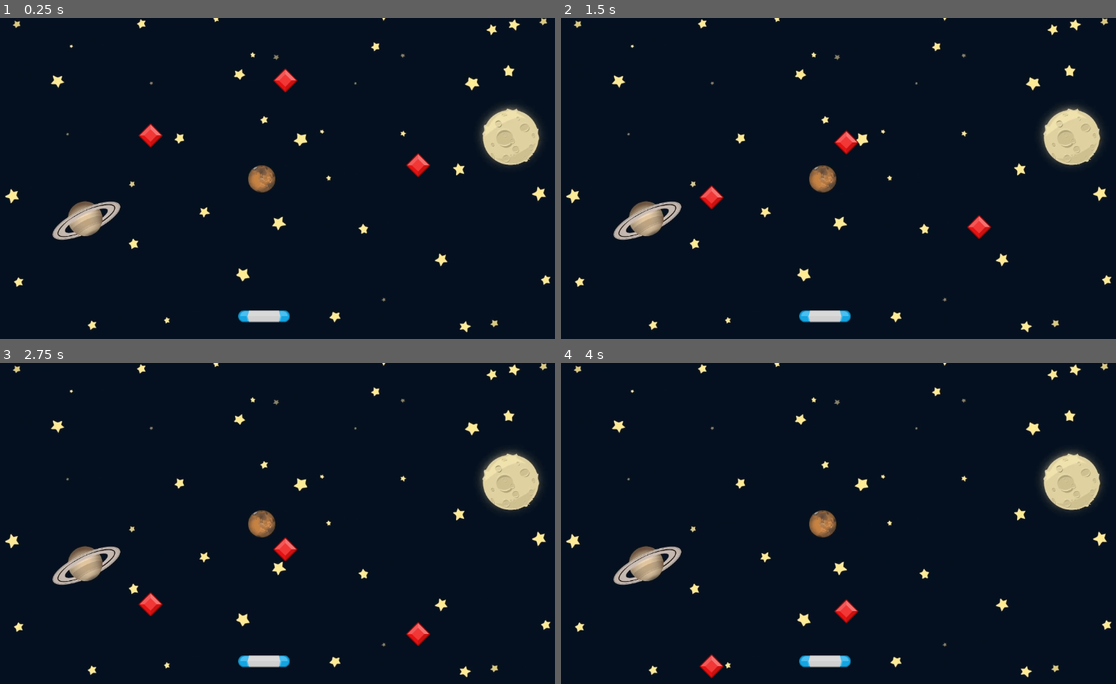
Above: before the commit, frames 1-4 (two rows, left to right).
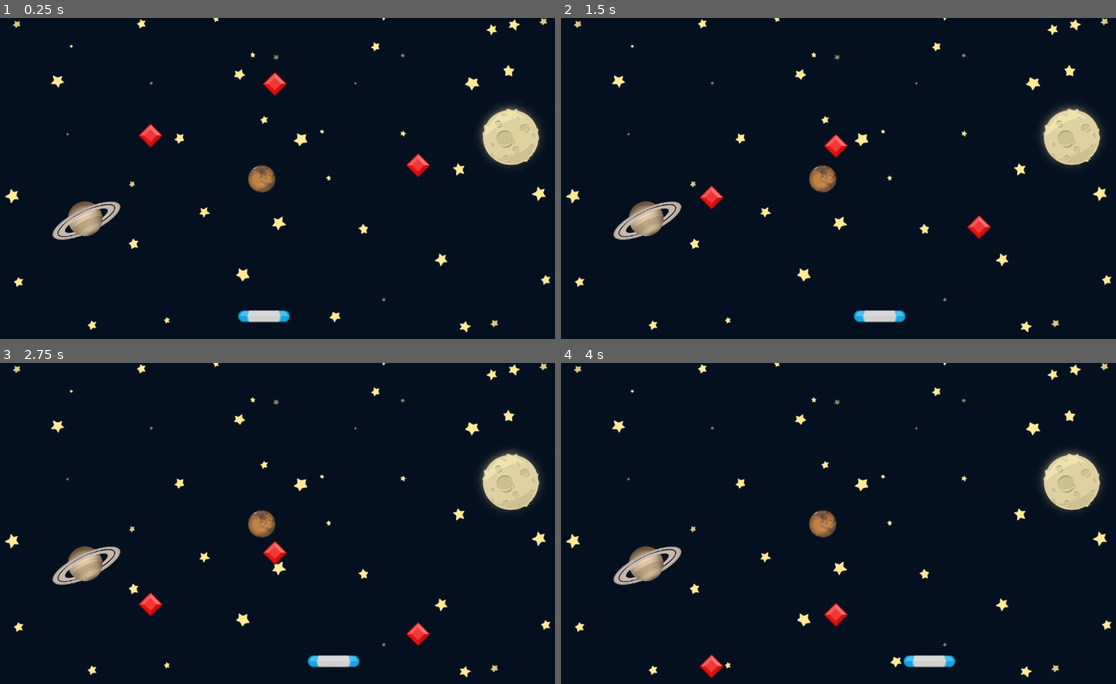
Above: after the commit, the same moments.

Repository: Kisa-chan/gemcatcher
Game: Godot game, scene res://Scenes/Game/Game.tscn
The game is run twice, just before and just after one commit, with the same random seed, the same clock (stepped at 60 frames per second) and the same inputs.
Inputs:
- Up to frame 1 (0.25 s): no input
- Up to frame 2 (1.5 s): hold Right (move_right, bound only after the commit) 0.53-1.28 s; hold Left (move_left, bound only after the commit) from 1.28 s (still down)
- Up to frame 3 (2.75 s): release Left (move_left, bound only after the commit) at 2.03 s; hold Right (move_right, bound only after the commit) from 2.03 s (still down)
- Up to frame 4 (4 s): release Right (move_right, bound only after the commit) at 3.53 s; hold Left (move_left, bound only after the commit) from 3.53 s (still down)

The runs differ from the first frame. In frame 1, 0.3% of the frame differs, in the area x 47-54%, y 15-25%; in frame 2, 1.0%, in the area x 42-63%, y 34-95%; in frame 3, 1.0%; in frame 4, 1.0%.

Commit message:
Trabajando con signals

Diff:
--- /dev/null
+++ b/Scenes/Game/Game.gd
@@ -0,0 +1,5 @@
+extends Node2D
+
+
+func _on_paddle_area_entered(area: Area2D) -> void:
+	print("Collision ", area) # Replace with function body.
--- a/Scenes/Game/Game.tscn
+++ b/Scenes/Game/Game.tscn
@@ -1,10 +1,12 @@
-[gd_scene load_steps=4 format=3 uid="uid://dfmgyv20sc7b2"]
+[gd_scene load_steps=5 format=3 uid="uid://dfmgyv20sc7b2"]
 
+[ext_resource type="Script" uid="uid://dmp8x5ooitpwn" path="res://Scenes/Game/Game.gd" id="1_ln2h6"]
 [ext_resource type="Texture2D" uid="uid://drqhrc0e4nly3" path="res://assets/GameBg.png" id="1_rdw05"]
 [ext_resource type="PackedScene" uid="uid://b1ajql2g8cvu1" path="res://Scenes/Paddle/Paddle.tscn" id="2_gwu2e"]
 [ext_resource type="PackedScene" uid="uid://cud06xn8f6sqh" path="res://Scenes/Gem/Gem.tscn" id="3_xbxml"]
 
 [node name="Game" type="Node2D"]
+script = ExtResource("1_ln2h6")
 
 [node name="Background" type="Sprite2D" parent="."]
 position = Vector2(568, 330)
@@ -15,10 +17,12 @@
 position = Vector2(538, 602)
 
 [node name="Gem" parent="." instance=ExtResource("3_xbxml")]
-position = Vector2(581, 75)
+position = Vector2(560, 82)
 
 [node name="Gem2" parent="." instance=ExtResource("3_xbxml")]
 position = Vector2(848, 246)
 
 [node name="Gem3" parent="." instance=ExtResource("3_xbxml")]
 position = Vector2(310, 186)
+
+[connection signal="area_entered" from="Paddle" to="." method="_on_paddle_area_entered"]
--- a/Scenes/Gem/Gem.gd
+++ b/Scenes/Gem/Gem.gd
@@ -14,5 +14,12 @@
 
 	if position.y >get_viewport_rect().end.y:
 		print("Gem falls off")
-		set_process(false)
-		queue_free()
+		die()
+
+func die() -> void:
+	set_process(false)
+	queue_free()
+
+func _on_area_entered(area: Area2D) -> void:
+	print("Gem hits paddle")
+	die()
--- a/Scenes/Gem/Gem.tscn
+++ b/Scenes/Gem/Gem.tscn
@@ -17,3 +17,5 @@
 position = Vector2(0, 26)
 rotation = 0.785398
 shape = SubResource("RectangleShape2D_7tt7y")
+
+[connection signal="area_entered" from="." to="." method="_on_area_entered"]
--- a/Scenes/Paddle/Paddle.gd
+++ b/Scenes/Paddle/Paddle.gd
@@ -1,4 +1,6 @@
 extends Area2D
+
+const SPEED: float = 200.0
 
 
 # Called when the node enters the scene tree for the first time.
@@ -8,4 +10,18 @@
 
 # Called every frame. 'delta' is the elapsed time since the previous frame.
 func _process(delta: float) -> void:
-	pass
+
+	#if Input.is_action_pressed("move_left"):
+	#	position.x -= SPEED * delta
+
+	#if Input.is_action_pressed("move_right"):
+	#	position.x += SPEED * delta
+
+	var movement: float = Input.get_axis("move_left","move_right")
+	position.x += SPEED * delta * movement
+
+	position.x = clampf(
+		position.x,
+		get_viewport_rect().position.x,
+		get_viewport_rect().end.x
+		)
--- a/Scenes/Paddle/Paddle.tscn
+++ b/Scenes/Paddle/Paddle.tscn
@@ -1,12 +1,14 @@
-[gd_scene load_steps=3 format=3 uid="uid://b1ajql2g8cvu1"]
+[gd_scene load_steps=4 format=3 uid="uid://b1ajql2g8cvu1"]
 
 [ext_resource type="Texture2D" uid="uid://bc6snyd1ev0vh" path="res://assets/paddleBlu.png" id="1_p4bap"]
+[ext_resource type="Script" uid="uid://gr2u74xvyjb6" path="res://Scenes/Paddle/Paddle.gd" id="1_wuola"]
 
 [sub_resource type="CapsuleShape2D" id="CapsuleShape2D_wuola"]
 radius = 12.0
 height = 104.0
 
 [node name="Paddle" type="Area2D"]
+script = ExtResource("1_wuola")
 
 [node name="Sprite2D" type="Sprite2D" parent="."]
 texture = ExtResource("1_p4bap")
--- a/project.godot
+++ b/project.godot
@@ -20,6 +20,19 @@
 naming/scene_name_casing=1
 naming/script_name_casing=1
 
+[input]
+
+move_left={
+"deadzone": 0.2,
+"events": [Object(InputEventKey,"resource_local_to_scene":false,"resource_name":"","device":-1,"window_id":0,"alt_pressed":false,"shift_pressed":false,"ctrl_pressed":false,"meta_pressed":false,"pressed":false,"keycode":0,"physical_keycode":4194319,"key_label":0,"unicode":0,"location":0,"echo":false,"script":null)
+]
+}
+move_right={
+"deadzone": 0.2,
+"events": [Object(InputEventKey,"resource_local_to_scene":false,"resource_name":"","device":-1,"window_id":0,"alt_pressed":false,"shift_pressed":false,"ctrl_pressed":false,"meta_pressed":false,"pressed":false,"keycode":0,"physical_keycode":4194321,"key_label":0,"unicode":0,"location":0,"echo":false,"script":null)
+]
+}
+
 [rendering]
 
 renderer/rendering_method="mobile"
Not shown, added: Scenes/Game/Game.gd.uid
